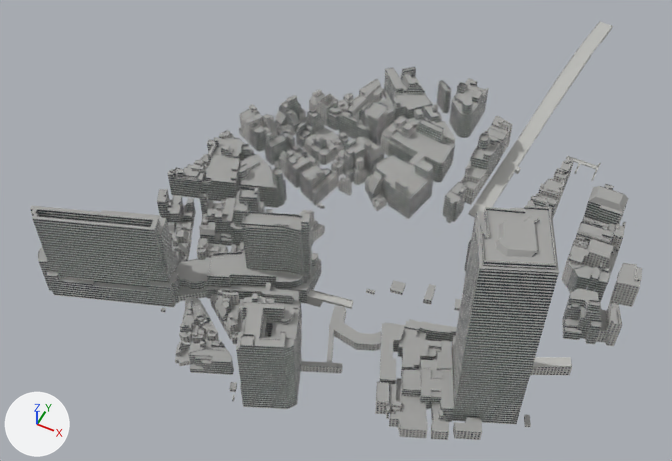
The glTF model assets/context/core/web/context_core.glb as it was, and as the next commit left it.
Both versions are drawn from a camera (50 mm lens) standing at (246.0, -612.0, 764.0) and looking at (-54.0, -13.0, 14.0). The axes (+X, +Y, +Z) are drawn at lower left. The lights are the same throughout. The older version comes first. Vertices at exactly the same position are counted once.

The first picture shows 'core__ctx_roof', 'core__ctx_structure', 'core__ctx_wall_punched_a', 'core__ctx_wall_punched_b', 'core__ctx_wall_ribbon_a', 'core__ctx_wall_ribbon_b', 'station__ctx_roof', 'station__ctx_wall_ribbon_b'.
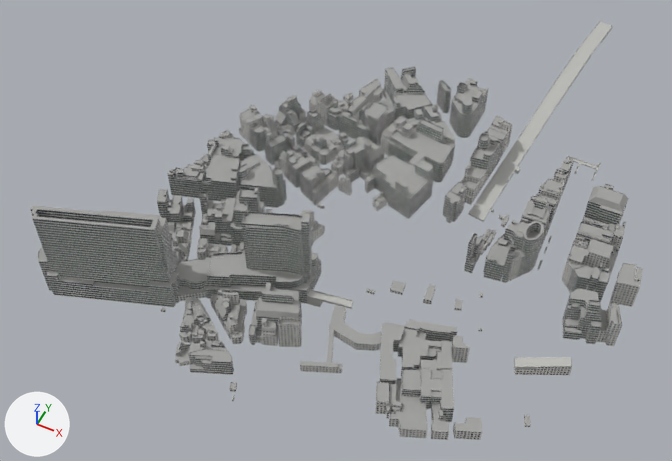
Diff of the bpy script that builds the scene:
```diff
--- a/assets/context/core/web/context_core.glb.py
+++ b/assets/context/core/web/context_core.glb.py
@@ me_core__ctx_roof @@
 # used by ob_core__ctx_roof; location = (0.0, 0.0, 0.0)
-me_core__ctx_roof.from_pydata(...)  # 13329 vertices, 11268 faces; spans x -297.0..258.0, y -241.0..267.0, z 2.0..229.0
+me_core__ctx_roof.from_pydata(...)  # 12876 vertices, 10865 faces; spans x -297.0..258.0, y -241.0..267.0, z 2.0..113.0
+# me_core__ctx_roof part 1: 40 loose pieces with 453 vertices, spanning x -75.0..197.0, y -239.0..83.0, z 16.0..229.0, are deleted
 me_core__ctx_roof.materials.append(mat_ctx_roof)
@@ me_core__ctx_wall_ribbon_a @@
 # used by ob_core__ctx_wall_ribbon_a; location = (0.0, 0.0, 0.0)
-me_core__ctx_wall_ribbon_a.from_pydata(...)  # 4776 vertices, 5321 faces; spans x -297.0..222.0, y -239.0..267.0, z 1.0..113.0
+me_core__ctx_wall_ribbon_a.from_pydata(...)  # 4471 vertices, 4964 faces; spans x -297.0..222.0, y -224.0..267.0, z 1.0..113.0
+# me_core__ctx_wall_ribbon_a part 2: the loose piece of 242 vertices spanning x -67.0..6.0, y -239.0..-168.0, z 1.0..106.0 is deleted
+# me_core__ctx_wall_ribbon_a part 3: the loose piece of 32 vertices spanning x -54.0..1.0, y -233.0..-182.0, z 101.0..102.0 is deleted
+# me_core__ctx_wall_ribbon_a part 4: the loose piece of 23 vertices spanning x -53.0..-36.0, y 53.0..75.0, z 1.0..31.0 is deleted
+# other edits to the shape of me_core__ctx_wall_ribbon_a do not show in these pictures
 me_core__ctx_wall_ribbon_a.materials.append(mat_ctx_wall_ribbon_a)
@@ me_core__ctx_wall_ribbon_b @@
 # used by ob_core__ctx_wall_ribbon_b; location = (0.0, 0.0, 0.0)
-me_core__ctx_wall_ribbon_b.from_pydata(...)  # 3700 vertices, 4117 faces; spans x -250.0..246.0, y -230.0..245.0, z 0.0..229.0
+me_core__ctx_wall_ribbon_b.from_pydata(...)  # 3590 vertices, 3997 faces; spans x -250.0..246.0, y -230.0..245.0, z 0.0..68.0
+# me_core__ctx_wall_ribbon_b part 5: the loose piece of 103 vertices spanning x 118.0..197.0, y -165.0..-82.0, z 0.0..228.0 is deleted
+# other edits to the shape of me_core__ctx_wall_ribbon_b do not show in these pictures
 me_core__ctx_wall_ribbon_b.materials.append(mat_ctx_wall_ribbon_b)
```

What differs and where, as boxes (x1, y1, x2, y2) in the pictures (672 x 461 px):
'core__ctx_wall_ribbon_a', reshaped (15% shorter)
    before: (31, 68, 627, 409)
    after: (31, 68, 627, 356)
'core__ctx_wall_ribbon_b', reshaped (14% shorter)
    before: (157, 67, 619, 424)
    after: (157, 67, 619, 375)
part 1 of me_core__ctx_roof, deleted
    before: (236, 157, 559, 386)
part 2 of me_core__ctx_wall_ribbon_a, deleted
    before: (236, 294, 302, 409)
part 3 of me_core__ctx_wall_ribbon_a, deleted
    before: (243, 302, 285, 342)
part 4 of me_core__ctx_wall_ribbon_a, deleted
    before: (367, 177, 383, 202)
part 5 of me_core__ctx_wall_ribbon_b, deleted
    before: (452, 206, 559, 424)
